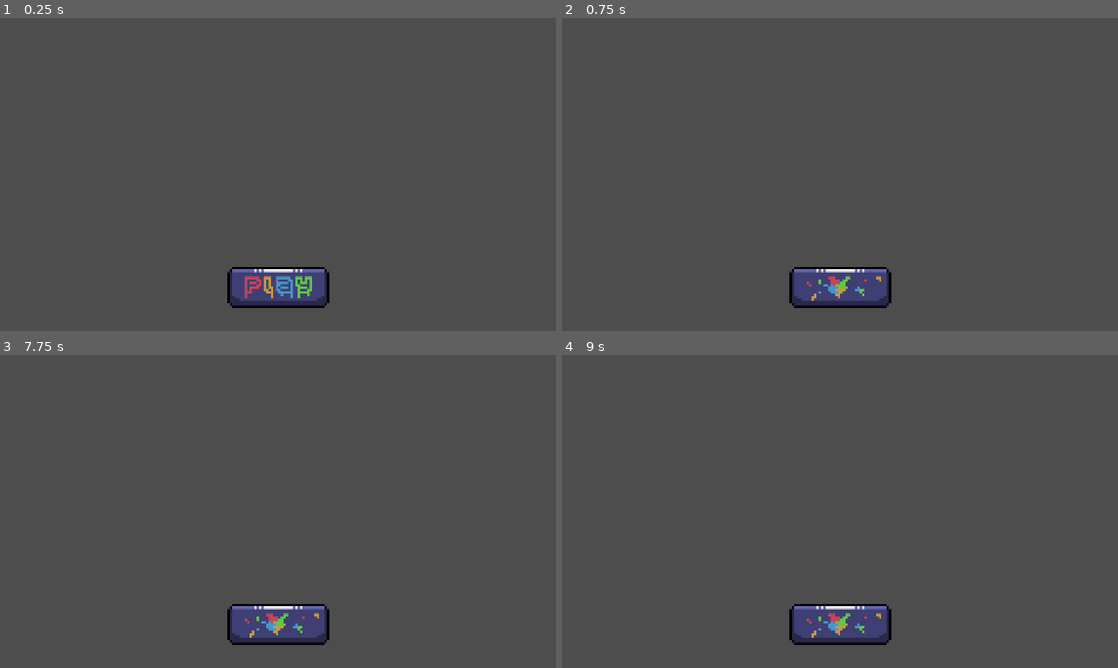
Above: before the commit, frames 1-4 (two rows, left to right).
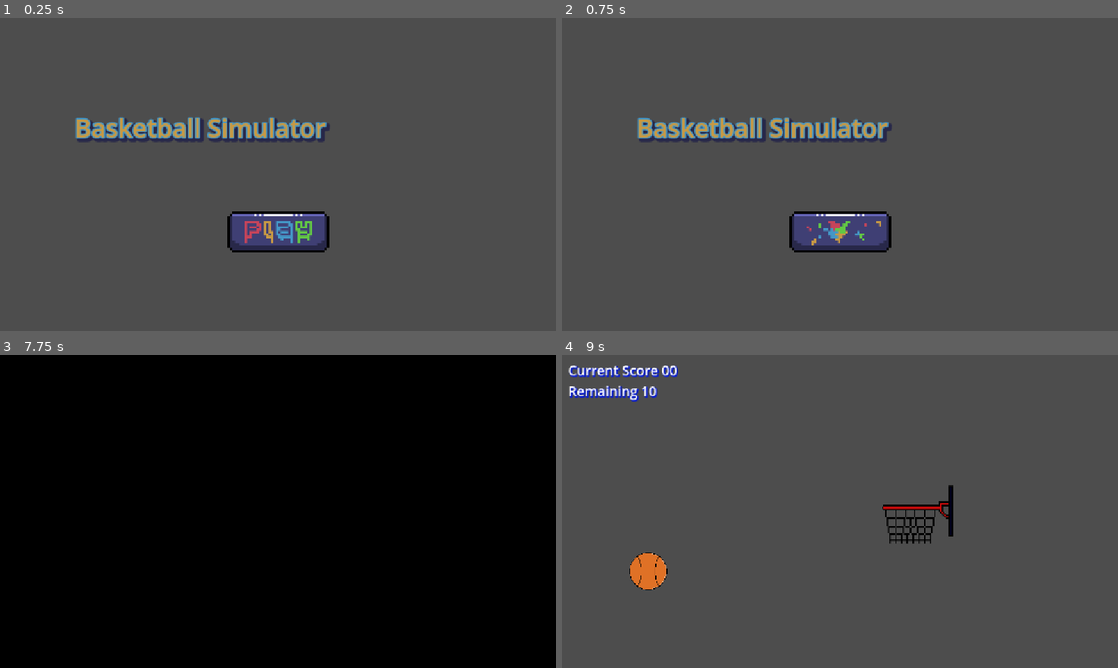
Above: after the commit, the same moments.

Repository: KodeDino/basketball-shooter-simulator
Game: Godot game, scene res://Scenes/MainMenu/MainMenu.tscn
Two runs of this game, one before a commit and one after it. Both use one fixed random seed, a clock stepped at 60 frames per second and the inputs below. This scene is started directly instead of the project's main scene. Sound files missing from this copy of the repository are replaced by a short silence.
Inputs (mouse positions are in pixels of both pictures, inside the frame that each line leads up to; where the layout moved, square brackets give the same spot in the first picture):
- Up to frame 1 (0.25 s): no input
- Up to frame 2 (0.75 s): click (840, 230) [840, 287] at 0.5 s
- Up to frame 3 (7.75 s): click (278, 567) [278, 624] at 1.25 s; click (278, 567) [278, 624] at 2 s; tap Enter at 2.75, 4.25, 5.75 s; move the mouse to (400, 495) at 2.77 s; press the mouse at (400, 495) at 2.78 s; release the mouse at (400, 495) at 3.5 s; tap Space at 3.5, 5, 6.5 s; drag from (166, 527) to (250, 574) at 3.52 s; move the mouse to (333, 442) at 4.27 s; press the mouse at (333, 442) at 4.28 s; release the mouse at (333, 442) at 5 s; drag from (250, 574) to (111, 464) at 5.02 s; move the mouse to (444, 558) at 5.77 s; press the mouse at (444, 558) at 5.78 s; release the mouse at (444, 558) at 6.5 s; drag from (111, 464) to (194, 433) at 6.52 s; move the mouse to (305, 511) at 7.27 s; press the mouse at (305, 511) at 7.28 s
- Up to frame 4 (9 s): release the mouse at (867, 511) at 8 s; drag from (756, 433) to (728, 527) at 8.02 s; move the mouse to (962, 495) at 8.77 s; press the mouse at (962, 495) at 8.78 s

The runs differ from the first frame. In frame 1, 7.6% of the frame differs, in the area x 13-60%, y 31-93%; in frame 2, 7.6%; in frame 3, 100%, in the area x 0-100%, y 0-100%; in frame 4, 4.7%.

Commit message:
feat: add main menu to game

Diff:
--- /dev/null
+++ b/Autoloads/SceneManager.gd
@@ -0,0 +1,20 @@
+extends Node
+
+const LEVEL_BASE = preload("res://Scenes/Levels/LevelBase.tscn")
+const MAIN_MENU = preload("res://Scenes/MainMenu/MainMenu.tscn")
+const TRANSITION = preload("res://Scenes/Transition/Transition.tscn")
+
+var next_scene: PackedScene
+
+func load_next_scene(newScene: PackedScene) -> void:
+	next_scene = newScene
+	var transition = TRANSITION.instantiate()
+	add_child(transition)
+
+
+func load_main_menu() -> void:
+	load_next_scene(MAIN_MENU)
+
+
+func load_level_base() -> void:
+	load_next_scene(LEVEL_BASE)
--- a/Scenes/MainMenu/MainMenu.tscn
+++ b/Scenes/MainMenu/MainMenu.tscn
@@ -1,8 +1,21 @@
-[gd_scene load_steps=7 format=3 uid="uid://dabrcvdqw3sq8"]
+[gd_scene load_steps=9 format=3 uid="uid://dabrcvdqw3sq8"]
 
 [ext_resource type="Texture2D" uid="uid://biilq70o24i7s" path="res://assets/sprites/buttons/button-Sheet.png" id="1_cdkru"]
 [ext_resource type="Script" uid="uid://b07xb3xmfhp3x" path="res://Scenes/MainMenu/main_menu.gd" id="1_sg7ab"]
 [ext_resource type="AudioStream" uid="uid://huqjit2vn37u" path="res://assets/sprites/sounds/basketball_bounce.mp3" id="3_sg7ab"]
+
+[sub_resource type="SystemFont" id="SystemFont_sg7ab"]
+font_names = PackedStringArray("04b 30")
+
+[sub_resource type="LabelSettings" id="LabelSettings_kpx3y"]
+font = SubResource("SystemFont_sg7ab")
+font_size = 52
+font_color = Color(0.780392, 0.6, 0.266667, 1)
+outline_size = 10
+outline_color = Color(0.266667, 0.592157, 0.780392, 1)
+shadow_size = 20
+shadow_color = Color(0.156863, 0.156863, 0.286275, 1)
+shadow_offset = Vector2(5, 5)
 
 [sub_resource type="AtlasTexture" id="AtlasTexture_c7oo3"]
 atlas = ExtResource("1_cdkru")
@@ -25,19 +38,35 @@
 grow_vertical = 2
 script = ExtResource("1_sg7ab")
 
-[node name="MarginContainer" type="MarginContainer" parent="."]
+[node name="Title" type="Label" parent="."]
 layout_mode = 1
-anchors_preset = 12
+anchors_preset = 8
+anchor_left = 0.5
+anchor_top = 0.5
+anchor_right = 0.5
+anchor_bottom = 0.5
+offset_left = -422.0
+offset_top = -124.0
+offset_right = 422.0
+offset_bottom = -71.0
+grow_horizontal = 2
+grow_vertical = 2
+text = "Basketball Simulator"
+label_settings = SubResource("LabelSettings_kpx3y")
+
+[node name="TextureButton" type="TextureButton" parent="."]
+layout_mode = 1
+anchors_preset = 7
+anchor_left = 0.5
 anchor_top = 1.0
-anchor_right = 1.0
+anchor_right = 0.5
 anchor_bottom = 1.0
-offset_top = -85.0
+offset_left = -105.0
+offset_top = -248.0
+offset_right = 105.0
+offset_bottom = -163.0
 grow_horizontal = 2
 grow_vertical = 0
-theme_override_constants/margin_bottom = 48
-
-[node name="TextureButton" type="TextureButton" parent="MarginContainer"]
-layout_mode = 2
 size_flags_horizontal = 4
 size_flags_vertical = 4
 toggle_mode = true
@@ -49,4 +78,4 @@
 stream = ExtResource("3_sg7ab")
 volume_db = 5.0
 
-[connection signal="pressed" from="MarginContainer/TextureButton" to="." method="_on_texture_button_pressed"]
+[connection signal="pressed" from="TextureButton" to="." method="_on_texture_button_pressed"]
--- a/Scenes/MainMenu/main_menu.gd
+++ b/Scenes/MainMenu/main_menu.gd
@@ -1,6 +1,7 @@
 extends Control
 
 @onready var audio_stream_player: AudioStreamPlayer = $AudioStreamPlayer
+const LEVEL_BASE = preload("res://Scenes/Levels/LevelBase.tscn")
 
 # Called when the node enters the scene tree for the first time.
 func _ready() -> void:
@@ -14,4 +15,5 @@
 
 func _on_texture_button_pressed() -> void:
 	audio_stream_player.play()
-	# TODO change scene
+	await audio_stream_player.finished
+	SceneManager.load_level_base()
--- /dev/null
+++ b/Scenes/Transition/Transition.tscn
@@ -0,0 +1,74 @@
+[gd_scene load_steps=5 format=3 uid="uid://ckxokrx7djife"]
+
+[ext_resource type="Script" uid="uid://ryql2txp4dq0" path="res://Scenes/Transition/transition.gd" id="1_o6pqs"]
+
+[sub_resource type="Animation" id="Animation_c6rfk"]
+resource_name = "black_transition"
+length = 0.5
+step = 0.1
+tracks/0/type = "value"
+tracks/0/imported = false
+tracks/0/enabled = true
+tracks/0/path = NodePath("ColorRect:self_modulate")
+tracks/0/interp = 1
+tracks/0/loop_wrap = true
+tracks/0/keys = {
+"times": PackedFloat32Array(0, 0.1, 0.3, 0.4),
+"transitions": PackedFloat32Array(1, 1, 1, 1),
+"update": 0,
+"values": [Color(1, 1, 1, 0), Color(0, 0, 0, 1), Color(0, 0, 0, 1), Color(1, 1, 1, 0)]
+}
+tracks/1/type = "method"
+tracks/1/imported = false
+tracks/1/enabled = true
+tracks/1/path = NodePath(".")
+tracks/1/interp = 1
+tracks/1/loop_wrap = true
+tracks/1/keys = {
+"times": PackedFloat32Array(0.3),
+"transitions": PackedFloat32Array(1),
+"values": [{
+"args": [],
+"method": &"switch_scene"
+}]
+}
+
+[sub_resource type="Animation" id="Animation_o6pqs"]
+length = 0.001
+tracks/0/type = "value"
+tracks/0/imported = false
+tracks/0/enabled = true
+tracks/0/path = NodePath("ColorRect:self_modulate")
+tracks/0/interp = 1
+tracks/0/loop_wrap = true
+tracks/0/keys = {
+"times": PackedFloat32Array(0),
+"transitions": PackedFloat32Array(1),
+"update": 0,
+"values": [Color(1, 1, 1, 0)]
+}
+
+[sub_resource type="AnimationLibrary" id="AnimationLibrary_pag60"]
+_data = {
+&"RESET": SubResource("Animation_o6pqs"),
+&"black_transition": SubResource("Animation_c6rfk")
+}
+
+[node name="Transition" type="CanvasLayer"]
+script = ExtResource("1_o6pqs")
+
+[node name="ColorRect" type="ColorRect" parent="."]
+self_modulate = Color(1, 1, 1, 0)
+anchors_preset = 15
+anchor_right = 1.0
+anchor_bottom = 1.0
+grow_horizontal = 2
+grow_vertical = 2
+
+[node name="AnimationPlayer" type="AnimationPlayer" parent="."]
+libraries = {
+&"": SubResource("AnimationLibrary_pag60")
+}
+autoplay = "black_transition"
+
+[connection signal="animation_finished" from="AnimationPlayer" to="." method="_on_animation_player_animation_finished"]
--- /dev/null
+++ b/Scenes/Transition/transition.gd
@@ -0,0 +1,12 @@
+extends CanvasLayer
+
+
+
+
+func switch_scene() -> void:
+	get_tree().change_scene_to_packed(SceneManager.next_scene)
+
+
+
+func _on_animation_player_animation_finished(anim_name: StringName) -> void:
+	queue_free()
--- a/project.godot
+++ b/project.godot
@@ -18,6 +18,7 @@
 [autoload]
 
 SignalManager="*res://Autoloads/SignalManager.gd"
+SceneManager="*res://Autoloads/SceneManager.gd"
 ScoreManager="*res://Autoloads/ScoreManager.gd"
 
 [display]
Not shown, added: Autoloads/SceneManager.gd.uid
Not shown, added: Scenes/Transition/transition.gd.uid
